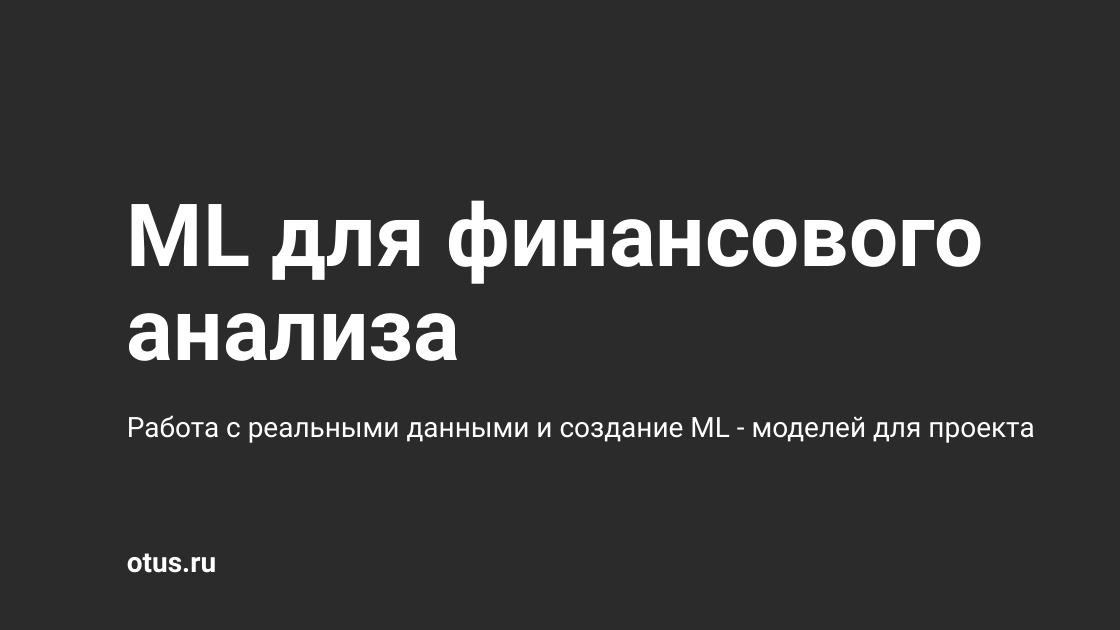
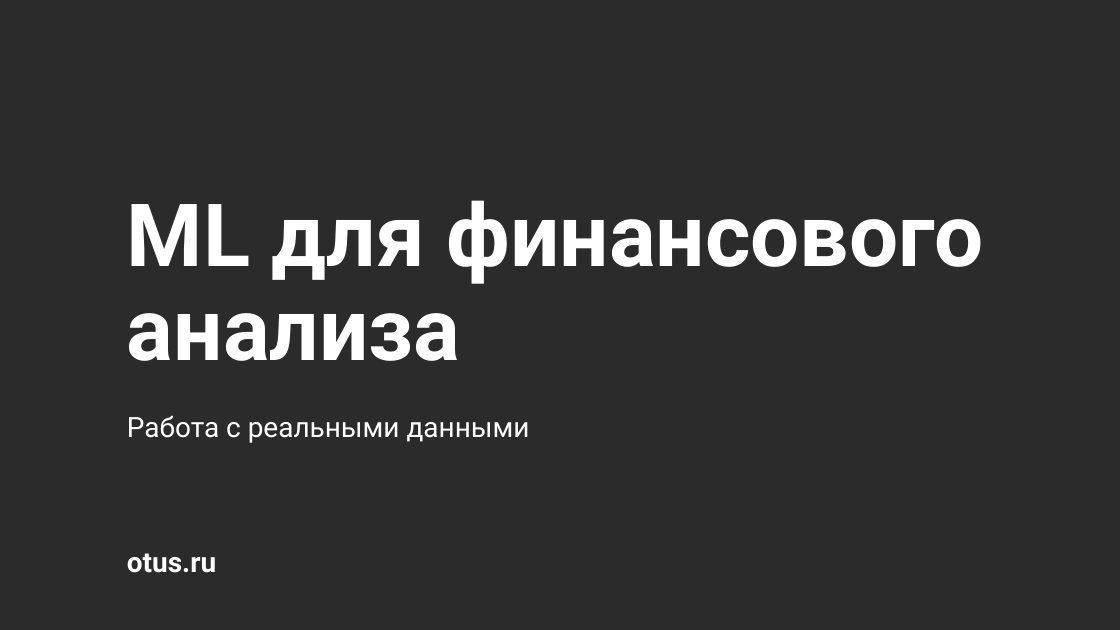
Before and after one commit to stureiko/Otus_lectures, a slide deck: slide 1 of FinML/32 - Real_data/Presentation/Работа с реальными данными и создание ML - моделей для проекта.pptx. Drawn at 1120x630 pixels with LibreOffice and Linux fonts; fonts in the diff are those of the drawing; background and template pictures are left out; a plain dark background stands for a picture behind light text. Boxes give left, top, right and bottom in pixels: in the first picture for what was removed or moved away, otherwise in the second. Text is boxed around its words. In the diff, an @@ line names an element or a change of style, - is before the commit and + after.

```diff
--- a/FinML/32 - Real_data/Presentation/Работа с реальными данными и создание ML - моделей для проекта.pptx
+++ b/FinML/32 - Real_data/Presentation/Работа с реальными данными и создание ML - моделей для проекта.pptx
@@ title at (x1=127, y1=200, x2=984, y2=443): text changed; size 18 to 56 pt; bold on @@
-ML для финансового анализа
-Работа с реальными данными и создание ML - моделей для проекта
+ML для финансового анализа
+Работа с реальными данными
```
Also in this commit, not shown: 6 other slides changed, 2 slides added, 7 slides removed, 5 other files.
